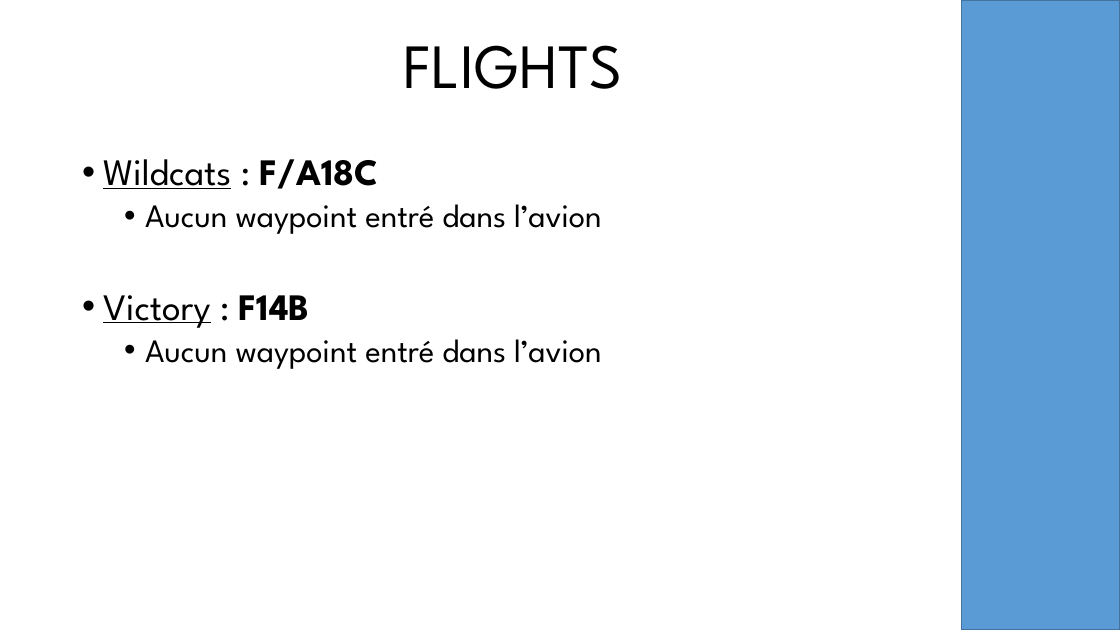
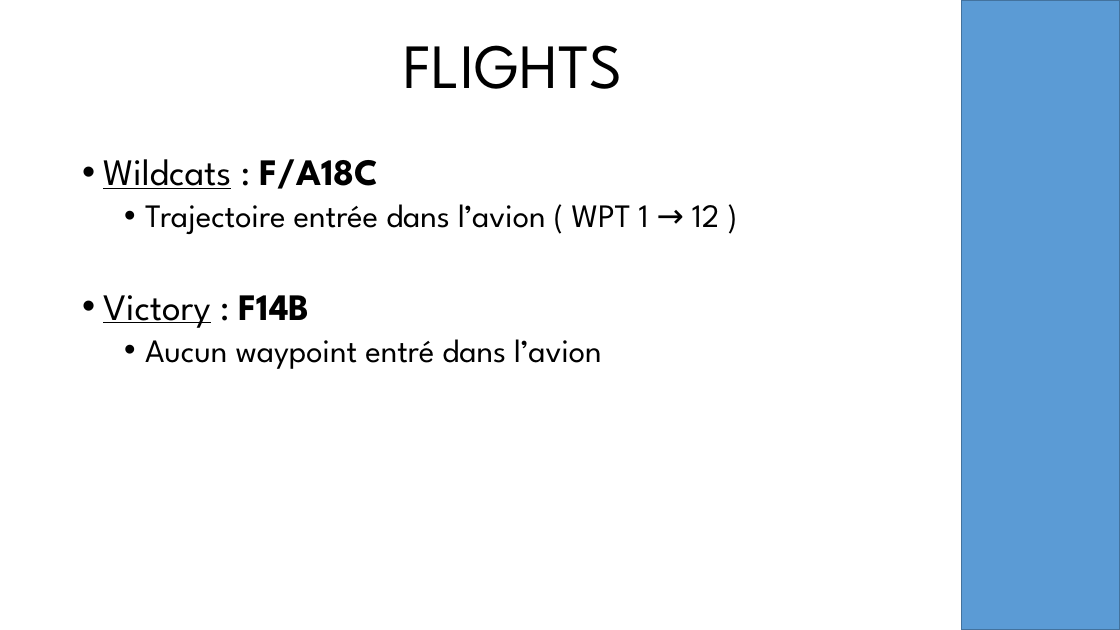
Before and after one commit to oufy-dcs-missions/jtff-missions, a slide deck: slide 11 of cvw7-qualification/briefing.pptx (slide 8 before the commit). Drawn at 1120x630 pixels with LibreOffice and Linux fonts; fonts in the diff are those of the drawing; background and template pictures are left out. Boxes give left, top, right and bottom in pixels: in the first picture for what was removed or moved away, otherwise in the second. Text is boxed around its words. In the diff, an @@ line names an element or a change of style, - is before the commit and + after.

```diff
--- a/cvw7-qualification/briefing.pptx
+++ b/cvw7-qualification/briefing.pptx
@@ text at [145,204,720,234]: text changed @@
-  • Aucun waypoint entré dans l’avion
+  • Trajectoire entrée dans l’avion ( WPT 1 → 12 )
```
Also in this commit, not shown: 3 slides added, 2 other files.
